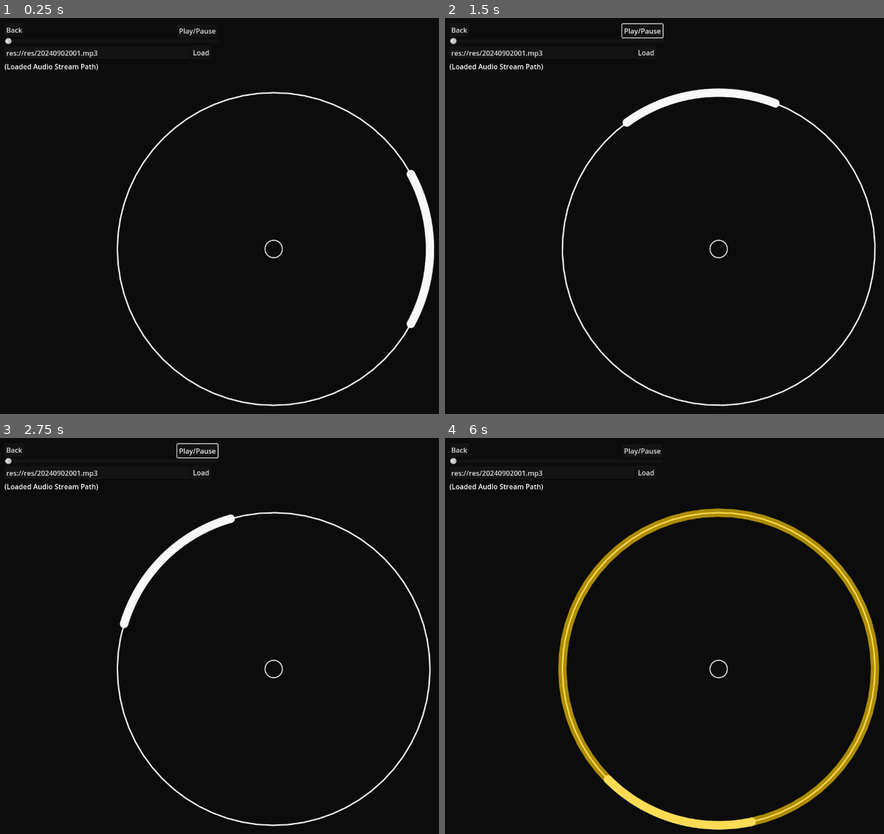
Above: before the commit, frames 1-4 (two rows, left to right).
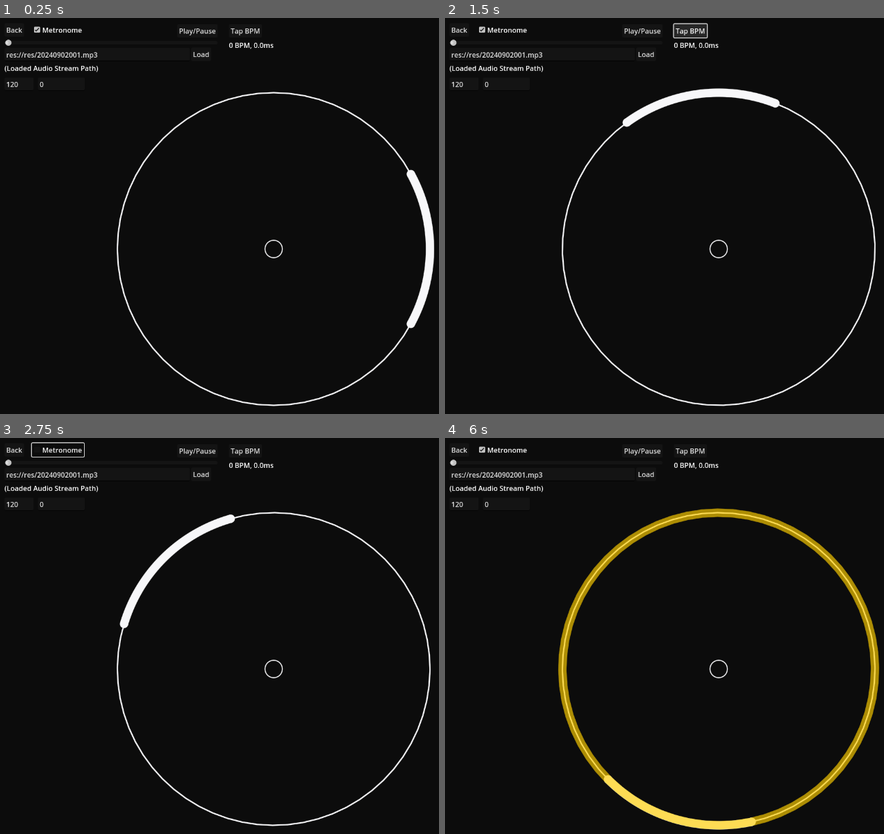
Above: after the commit, the same moments.

Repository: mougeee/marvelous-x
Game: Godot game, scene res://nodes/map_scene.tscn
Same seed, same stepped clock (60 frames per second), same inputs: the game is played once before the commit and once after it. The project has no main scene, so this scene is started directly. Sound files missing from this copy of the repository are replaced by a short silence.
Inputs (mouse positions are in pixels of both pictures, inside the frame that each line leads up to):
- Up to frame 1 (0.25 s): no input
- Up to frame 2 (1.5 s): click "Play/Pause" at 0.5 s; click (690, 29) at 1.25 s, where only the run after the commit has a clickable "Tap BPM"
- Up to frame 3 (2.75 s): click (57, 449) at 2 s, where only the run after the commit has a clickable "Metronome"
- Up to frame 4 (6 s): click "Back" at 2.75 s; tap Enter (MapPlayPause) at 3.5 s; move the mouse to (840, 643) at 3.52 s; press the mouse at (840, 643) at 3.53 s; hold D (RightPress) 3.53-4.28 s; move the mouse to (607, 691) at 4.27 s; release the mouse at (607, 691) at 4.28 s; hold S (LeftPress) 4.28-5.03 s; tap Space (CriticalPress) at 4.35, 5.85 s; move the mouse to (774, 564) at 5.02 s; press the mouse at (774, 564) at 5.03 s; hold D (RightPress) from 5.03 s (still down); move the mouse to (690, 762) at 5.77 s; release the mouse at (690, 762) at 5.78 s

The runs differ from the first frame. In frame 1, 0.7% of the frame differs, in the area x 0-63%, y 2-18%; in frame 2, 1.1%, in the area x 0-63%, y 1-18%; in frame 3, 0.9%; in frame 4, 0.7%.

Commit message:
make tap bpm button

Diff:
--- a/nodes/map_scene.tscn
+++ b/nodes/map_scene.tscn
@@ -1,8 +1,9 @@
-[gd_scene load_steps=4 format=3 uid="uid://dust1y0r170t7"]
+[gd_scene load_steps=5 format=3 uid="uid://dust1y0r170t7"]
 
 [ext_resource type="PackedScene" uid="uid://b3ygu6pkadmsm" path="res://nodes/note_frame.tscn" id="1_54jwe"]
 [ext_resource type="Script" path="res://scripts/map_scene.gd" id="1_58207"]
 [ext_resource type="PackedScene" uid="uid://1xt8ttogo0t7" path="res://nodes/centering.tscn" id="1_rhl41"]
+[ext_resource type="PackedScene" uid="uid://djcbvrojlng0" path="res://nodes/metronome.tscn" id="4_rn1sg"]
 
 [node name="MapScene" type="Node2D"]
 script = ExtResource("1_58207")
@@ -22,24 +23,24 @@
 
 [node name="Timeline" type="HSlider" parent="."]
 offset_left = 21.0
-offset_top = 53.0
-offset_right = 513.0
-offset_bottom = 69.0
+offset_top = 57.0
+offset_right = 511.0
+offset_bottom = 73.0
 size_flags_horizontal = 3
 
 [node name="AudioSourcePath" type="LineEdit" parent="."]
 offset_left = 20.0
-offset_top = 73.0
+offset_top = 77.0
 offset_right = 447.0
-offset_bottom = 104.0
+offset_bottom = 108.0
 text = "res://res/20240902001.mp3"
 placeholder_text = "res://res/20240902001.mp3"
 
 [node name="LoadAudio" type="Button" parent="."]
 offset_left = 450.0
-offset_top = 72.0
+offset_top = 76.0
 offset_right = 496.0
-offset_bottom = 103.0
+offset_bottom = 107.0
 text = "Load"
 
 [node name="PlayPause" type="Button" parent="."]
@@ -52,12 +53,55 @@
 
 [node name="LoadedAudioStreamPath" type="Label" parent="."]
 offset_left = 20.0
-offset_top = 108.0
-offset_right = 129.0
-offset_bottom = 131.0
+offset_top = 112.0
+offset_right = 236.0
+offset_bottom = 135.0
 text = "(Loaded Audio Stream Path)"
+
+[node name="Metronome" parent="." instance=ExtResource("4_rn1sg")]
+
+[node name="BPM" type="LineEdit" parent="."]
+offset_left = 20.0
+offset_top = 145.0
+offset_right = 87.0625
+offset_bottom = 176.0
+text = "120"
+placeholder_text = "BPM"
+
+[node name="Offset" type="LineEdit" parent="."]
+offset_left = 97.0
+offset_top = 145.0
+offset_right = 205.0
+offset_bottom = 176.0
+text = "0"
+placeholder_text = "Offset (ms)"
+
+[node name="TapBPMButton" type="Button" parent="."]
+offset_left = 537.0
+offset_top = 22.0
+offset_right = 613.0
+offset_bottom = 53.0
+text = "Tap BPM"
+
+[node name="TapBPMInfo" type="Label" parent="."]
+offset_left = 537.0
+offset_top = 59.0
+offset_right = 646.0
+offset_bottom = 82.0
+text = "0 BPM, 0.0ms"
+
+[node name="MetronomeOn" type="CheckBox" parent="."]
+offset_left = 83.0
+offset_top = 20.0
+offset_right = 203.0
+offset_bottom = 51.0
+button_pressed = true
+text = "Metronome"
 
 [connection signal="pressed" from="Back" to="." method="_on_back_pressed"]
 [connection signal="drag_started" from="Timeline" to="." method="_on_timeline_drag_started"]
 [connection signal="pressed" from="LoadAudio" to="." method="_on_load_audio_pressed"]
 [connection signal="pressed" from="PlayPause" to="." method="_on_play_pause_pressed"]
+[connection signal="text_changed" from="BPM" to="." method="_on_bpm_text_changed"]
+[connection signal="pressed" from="TapBPMButton" to="." method="_on_tap_bpm_button_pressed"]
+[connection signal="pressed" from="MetronomeOn" to="." method="_on_metronome_on_pressed"]
--- /dev/null
+++ b/nodes/metronome.tscn
@@ -0,0 +1,10 @@
+[gd_scene load_steps=3 format=3 uid="uid://djcbvrojlng0"]
+
+[ext_resource type="Script" path="res://scripts/metronome.gd" id="1_1edww"]
+[ext_resource type="AudioStream" uid="uid://csqgydoqn8xea" path="res://res/20240903002.wav" id="2_gkuih"]
+
+[node name="Metronome" type="Node"]
+script = ExtResource("1_1edww")
+
+[node name="MainBeat" type="AudioStreamPlayer" parent="."]
+stream = ExtResource("2_gkuih")
--- /dev/null
+++ b/scripts/full_container.gd
@@ -0,0 +1,11 @@
+extends Container
+
+
+# Called when the node enters the scene tree for the first time.
+func _ready() -> void:
+	size = get_viewport_rect().size
+
+
+# Called every frame. 'delta' is the elapsed time since the previous frame.
+func _process(delta: float) -> void:
+	pass
--- a/scripts/map_scene.gd
+++ b/scripts/map_scene.gd
@@ -6,6 +6,7 @@
 # Called when the node enters the scene tree for the first time.
 func _ready() -> void:
 	pass # Replace with function body.
+
 
 
 # Called every frame. 'delta' is the elapsed time since the previous frame.
@@ -32,10 +33,48 @@
 		$AudioStreamPlayer.stop()
 	else:
 		$AudioStreamPlayer.play($Timeline.value / 1000.0)
+		$Metronome.anchor_position = Time.get_ticks_usec() / 1_000_000.0 - $Timeline.value / 1000.0 + int($Offset.text) / 1000.0
+		pressed_log.clear()
 	audio_playing = not audio_playing
+	$Metronome.running = audio_playing and $MetronomeOn.button_pressed
 
 
 func _on_timeline_drag_started() -> void:
 	if audio_playing:
 		$AudioStreamPlayer.stop()
 		audio_playing = false
+		$Metronome.running = audio_playing
+
+
+var pressed_log = []
+
+func _on_tap_bpm_button_pressed() -> void:
+	pressed_log.append(Time.get_ticks_usec() / 1_000_000.0)
+
+	if pressed_log.size() < 2:
+		return
+
+	var total_delta = pressed_log[pressed_log.size() - 1] - pressed_log[0]
+	var interval_count = pressed_log.size() - 1
+	var predicted_bpm = 60.0 * 4 * total_delta / interval_count
+
+	var offset_sum = 0.0
+	print("A")
+	for time in pressed_log:
+		var offset = fposmod(time - Time.get_ticks_msec() / 1_000.0 + $AudioStreamPlayer.get_playback_position(), $Metronome.beat_duration)
+		var offset2 = offset - $Metronome.beat_duration
+		if abs(offset2) < abs(offset):
+			offset = offset2
+		offset_sum += offset
+		print(offset)
+	var predicted_offset = offset_sum / pressed_log.size()
+
+	$TapBPMInfo.text = "%d BPM, %.1fms" % [predicted_bpm, predicted_offset * 1000.0]
+
+
+func _on_metronome_on_pressed() -> void:
+	$Metronome.running = audio_playing and $MetronomeOn.button_pressed
+
+
+func _on_bpm_text_changed(new_text: String) -> void:
+	$Metronome.set_bpm(float(new_text))
--- /dev/null
+++ b/scripts/metronome.gd
@@ -0,0 +1,25 @@
+extends Node
+
+@export var bpm = 120.0
+@export var anchor_position = 0.0
+
+var beat_duration
+var running = false
+
+
+func set_bpm(b: float) -> void:
+	bpm = b
+	beat_duration = 60.0 / bpm
+
+
+# Called when the node enters the scene tree for the first time.
+func _ready() -> void:
+	beat_duration = 60.0 / bpm
+
+
+# Called every frame. 'delta' is the elapsed time since the previous frame.
+func _process(delta: float) -> void:
+	if running:
+		var time = fposmod(Time.get_ticks_usec() / 1_000_000.0 - anchor_position, beat_duration)
+		if time <= beat_duration and beat_duration < time + delta:
+			$MainBeat.play()
Not shown, added: res/20240903002.wav.import
Not shown, added: res/20240903004.wav.import
Not shown, added: res/20240903005.wav.import
